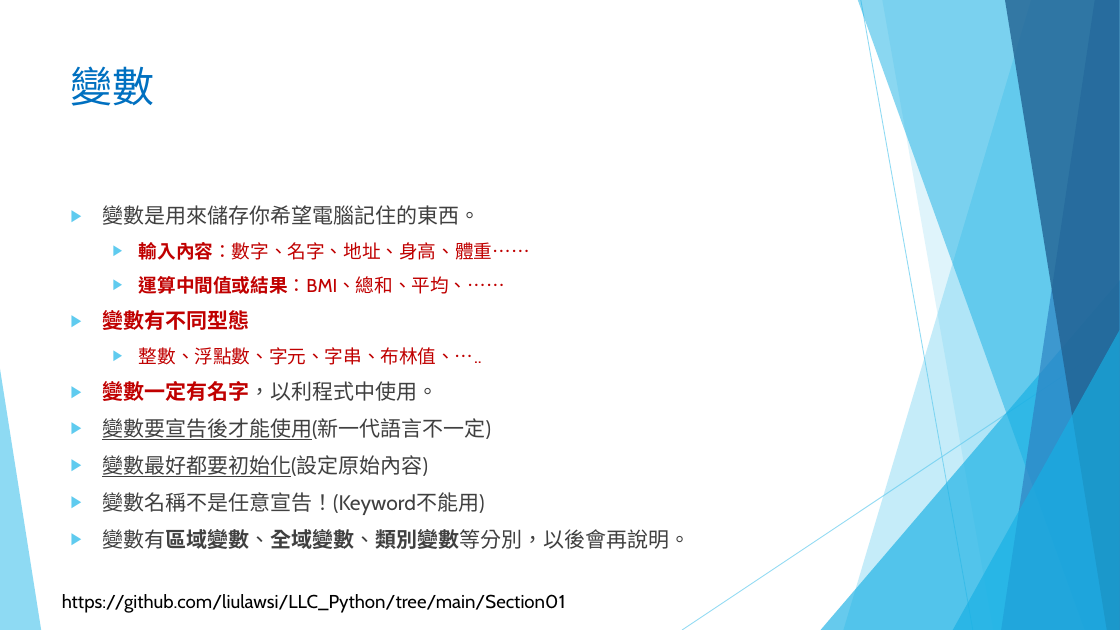
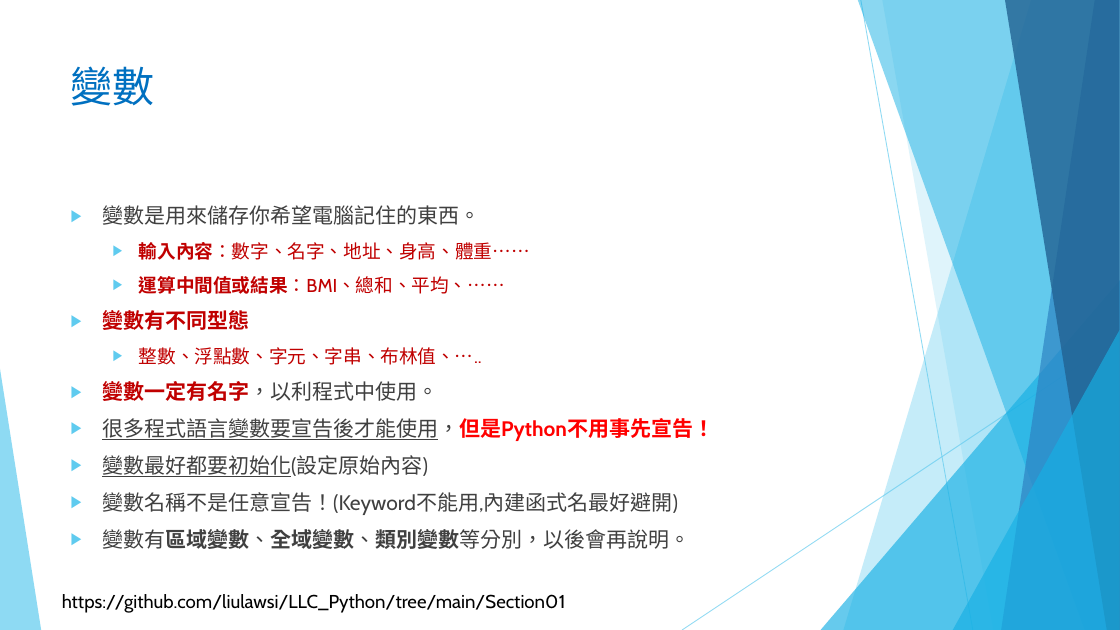
Before and after one commit to liulawsi/My_PPTs, a slide deck: slide 8 of LCC/Python/01_千里之行始於足下.pptx (slide 7 before the commit). Drawn at 1120x630 pixels with LibreOffice and Linux fonts; fonts in the diff are those of the drawing; background and template pictures are left out. Boxes give left, top, right and bottom in pixels: in the first picture for what was removed or moved away, otherwise in the second. Text is boxed around its words. In the diff, an @@ line names an element or a change of style, - is before the commit and + after.

```diff
--- a/LCC/Python/01_千里之行始於足下.pptx
+++ b/LCC/Python/01_千里之行始於足下.pptx
@@ text at box(102, 418, 714, 441): text changed @@
-▶ 變數要宣告後才能使用(新一代語言不一定)
+▶ 很多程式語言變數要宣告後才能使用，但是Python不用事先宣告！
@@ text at box(102, 492, 678, 515): text changed @@
-▶ 變數名稱不是任意宣告！(Keyword不能用)
+▶ 變數名稱不是任意宣告！(Keyword不能用,內建函式名最好避開)
```
Also in this commit, not shown: 4 other slides changed, 2 slides added, 7 other files.
